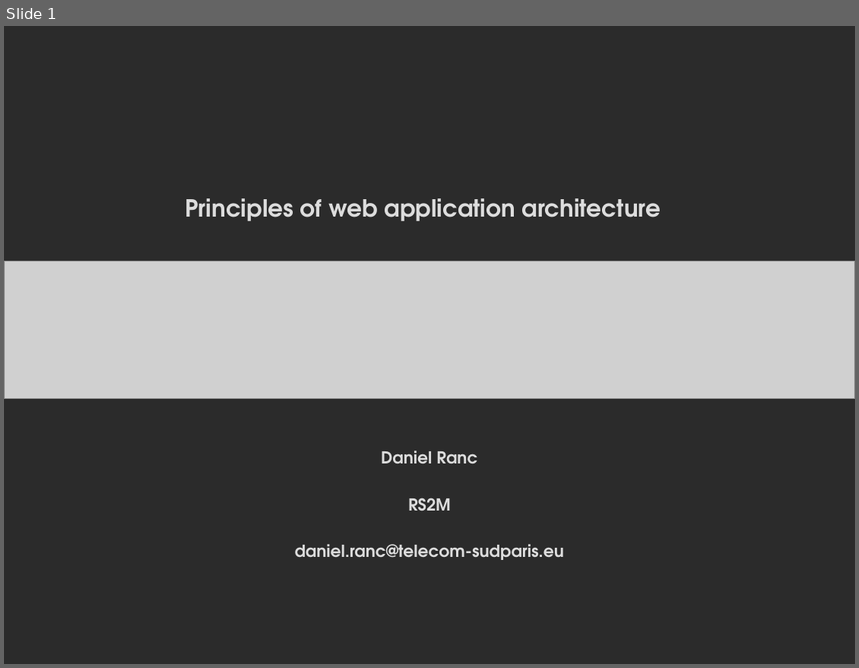
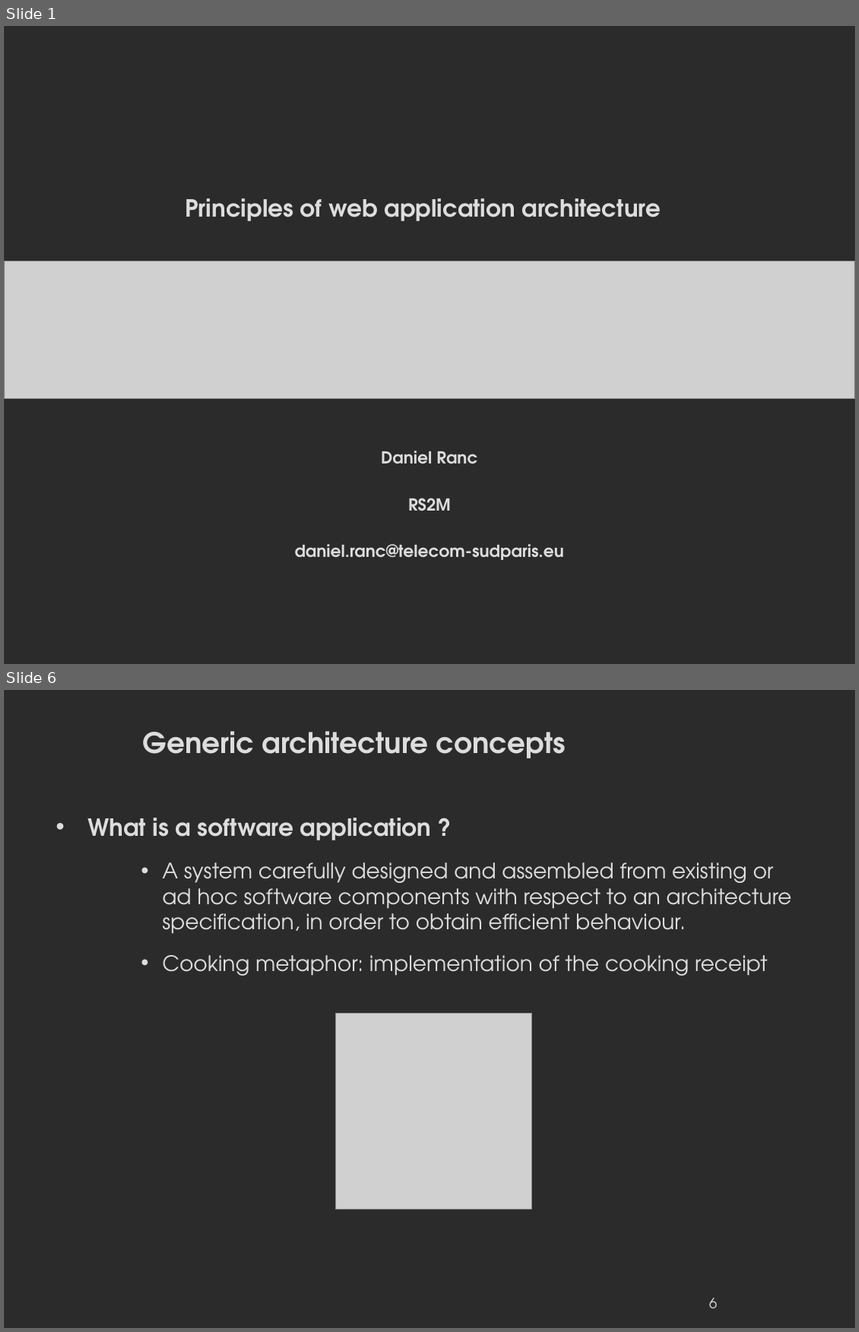
Before and after one commit to danielausparis/arch, a slide deck: archi-web.odp. Shown one above the other, each under a label of ours: slide 1 before the commit, slides 1 and 6 after it; the slides between them are not shown. The pictures are 859x668 and 859x1332 pixels, drawn with LibreOffice and Linux fonts; fonts in the diff are those of the drawing; grey boxes stand for pictures; background and template pictures are left out; a plain dark background stands for a picture behind light text. Boxes give left, top, right and bottom in pixels: in the first picture for what was removed or moved away, otherwise in the second. Text is boxed around its words. In the diff, an @@ line names an element or a change of style, - is before the commit and + after.

```diff
--- a/archi-web.odp
+++ b/archi-web.odp
@@ slide 6 added at box(4, 690, 855, 1328), background picture (left out) @@
@@ title added at box(143, 731, 566, 758), 24 pt, text #DDDDDD, bold @@
+Generic architecture concepts
@@ text added at box(88, 818, 792, 976), 18 pt, text #DDDDDD @@
+• What is a software application ?
+    • A system carefully designed and assembled from existing or ad hoc software components with respect to an architecture specification, in order to obtain efficient behaviour.
+    • Cooking metaphor: implementation of the cooking receipt
@@ picture added at box(336, 1014, 531, 1209) @@
@@ page number added at box(709, 1298, 717, 1309), 12 pt, text #DDDDDD @@
+6
```
Also in this commit, not shown: 1 slide changed, 13 other slides added, 1 slide removed.
